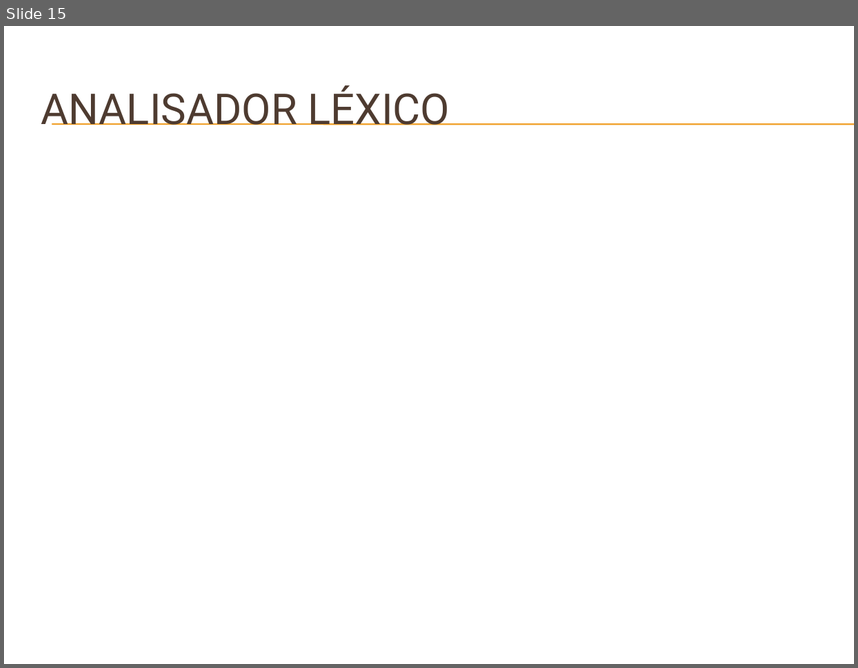
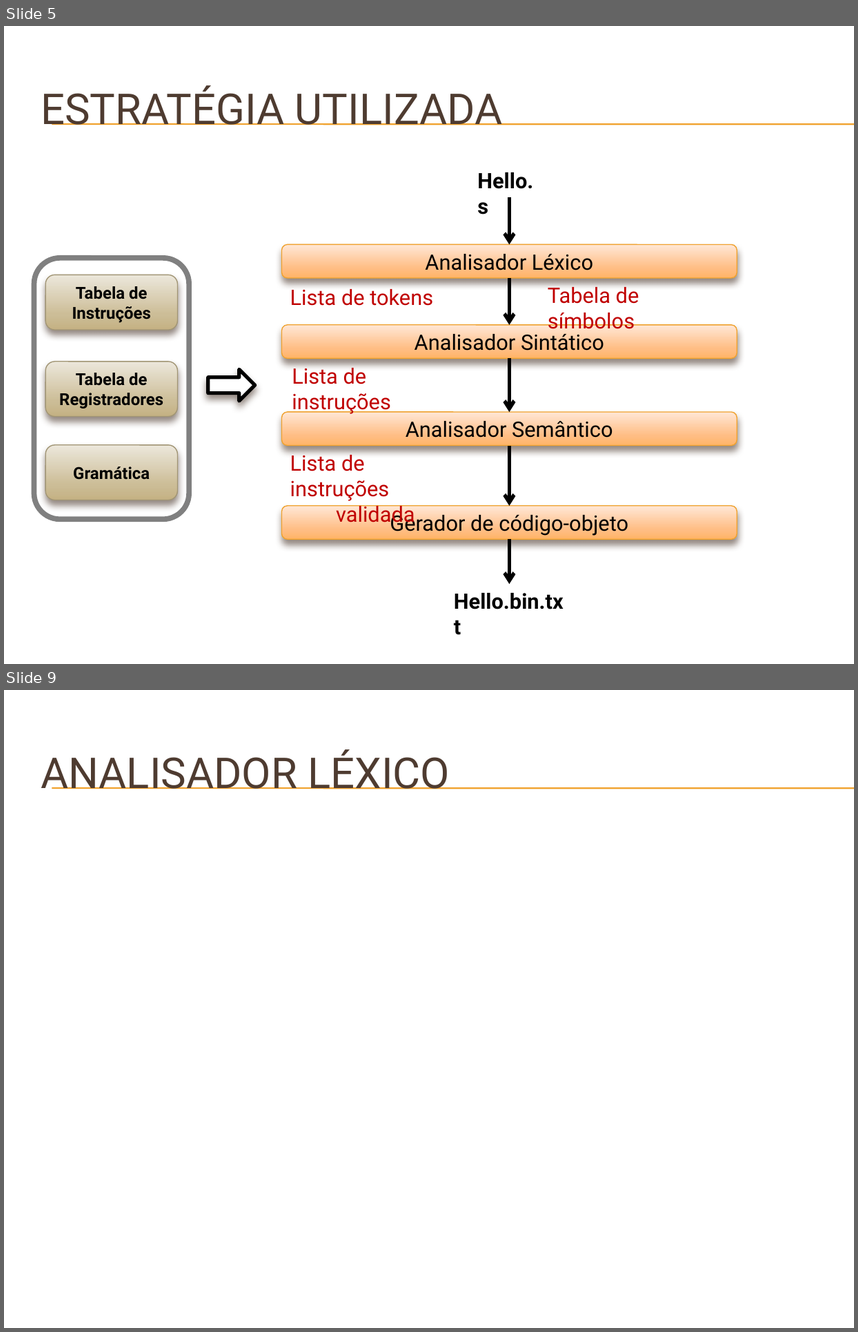
Before and after one commit to badershs/mips-assembler-unb, a slide deck: doc/Apresentação do GMAG – Software Básico.pptx. Shown one above the other, each under a label of ours: slide 15 before the commit, slides 5 and 9 after it; the slides between them are not shown. The pictures are 858x668 and 858x1332 pixels, drawn with LibreOffice and Linux fonts; fonts in the diff are those of the drawing; background and template pictures are left out. Boxes give left, top, right and bottom in pixels: in the first picture for what was removed or moved away, otherwise in the second. Text is boxed around its words. In the diff, an @@ line names an element or a change of style, - is before the commit and + after.

```diff
--- a/doc/Apresentação do GMAG – Software Básico.pptx
+++ b/doc/Apresentação do GMAG – Software Básico.pptx
@@ slide 5 added at (x1=4, y1=26, x2=854, y2=664), background picture (left out); not listed: 2 template elements that a slide beside it also shows @@
@@ title added at (x1=41, y1=85, x2=503, y2=125), 36 pt, text #4E3B30 @@
+ESTRATÉGIA UTILIZADA
@@ text added at (x1=477, y1=172, x2=533, y2=214), 18 pt, text #000000, bold @@
+Hello.s
@@ arrow added from (509, 198) to (509, 245), #000000 3 pt @@
@@ rounded rectangle added at (x1=282, y1=245, x2=737, y2=278), fill gradient #FFE7D7 to #FFBE84 to #FFB468, outline #F0A22E 0.79 pt, 18 pt, text #000000 @@
+Analisador Léxico
@@ group added at (x1=34, y1=258, x2=188, y2=519): 4 rounded rectangles @@
+Tabela de Instruções
+Tabela de Registradores
+Gramática
@@ text added at (x1=290, y1=289, x2=433, y2=305), 18 pt, text #C00000 @@
+Lista de tokens
@@ arrow added from (509, 278) to (509, 324), #000000 3 pt @@
@@ text added at (x1=548, y1=284, x2=639, y2=334), 18 pt, text #C00000 @@
+Tabela de símbolos
@@ rounded rectangle added at (x1=282, y1=324, x2=737, y2=357), fill gradient #FFE7D7 to #FFBE84 to #FFB468, outline #F0A22E 0.79 pt, 18 pt, text #000000 @@
+Analisador Sintático
@@ right arrow added at (x1=208, y1=370, x2=254, y2=401), fill #FFFFFF, outline #000000 3 pt @@
@@ text added at (x1=292, y1=364, x2=391, y2=414), 18 pt, text #C00000 @@
+Lista de instruções
@@ arrow added from (509, 359) to (509, 412), #000000 3 pt @@
@@ rounded rectangle added at (x1=282, y1=412, x2=737, y2=445), fill gradient #FFE7D7 to #FFBE84 to #FFB468, outline #F0A22E 0.79 pt, 18 pt, text #000000 @@
+Analisador Semântico
@@ text added at (x1=290, y1=451, x2=415, y2=527), 18 pt, text #C00000 @@
+Lista de instruções
+validada
@@ arrow added from (509, 445) to (509, 506), #000000 3 pt @@
@@ rounded rectangle added at (x1=282, y1=506, x2=737, y2=539), fill gradient #FFE7D7 to #FFBE84 to #FFB468, outline #F0A22E 0.79 pt, 18 pt, text #000000 @@
+Gerador de código-objeto
@@ arrow added from (509, 539) to (509, 584), #000000 3 pt @@
@@ text added at (x1=454, y1=592, x2=564, y2=609), 18 pt, text #000000, bold @@
+Hello.bin.txt
@@ what was slide 15 is now slide 9 @@
```
Also in this commit, not shown: 2 slides changed, 14 other slides added, 13 slides removed.
